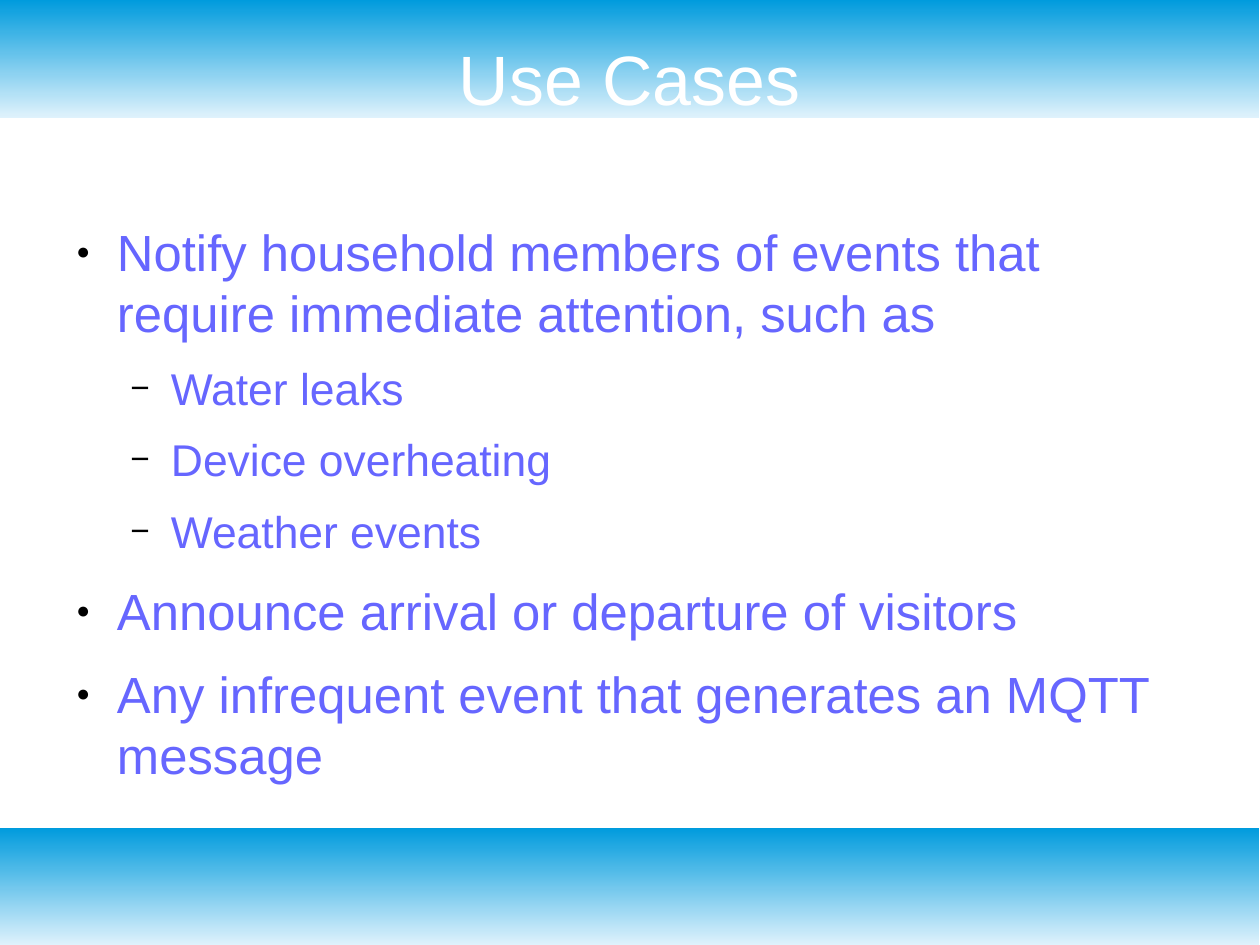
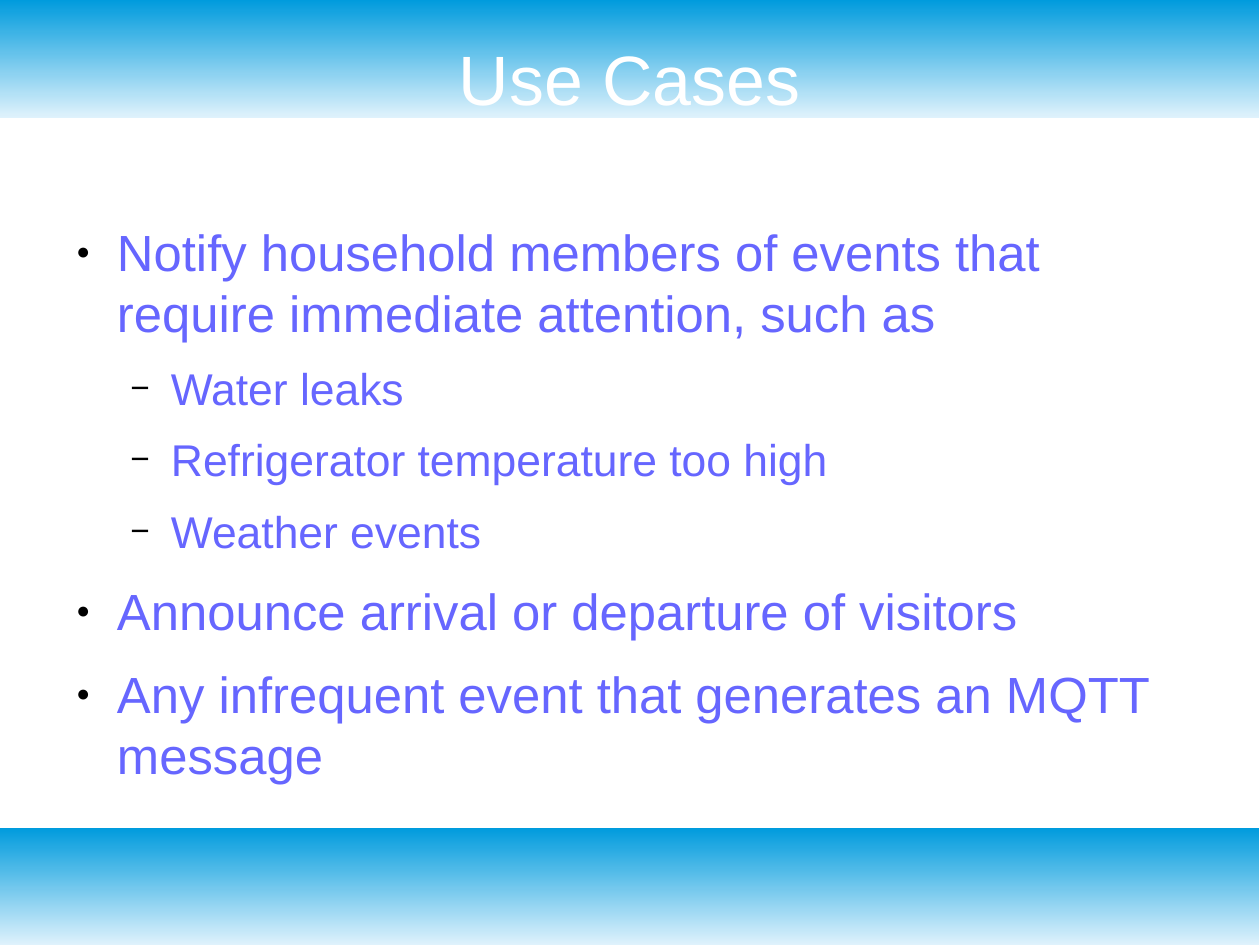
Before and after one commit to buteomont/mqttListener, a slide deck: slide 2 of presentation/HOT Club presentation.odp. Drawn at 1260x945 pixels with LibreOffice and Linux fonts; fonts in the diff are those of the drawing. Boxes give left, top, right and bottom in pixels: in the first picture for what was removed or moved away, otherwise in the second. Text is boxed around its words. In the diff, an @@ line names an element or a change of style, - is before the commit and + after.

```diff
--- a/presentation/HOT Club presentation.odp
+++ b/presentation/HOT Club presentation.odp
@@ text at <box>171,444,827,485</box>: text changed @@
-  − Device overheating
+  − Refrigerator temperature too high
```
Also in this commit, not shown: 6 other slides changed, 1 slide added, 1 other file.
